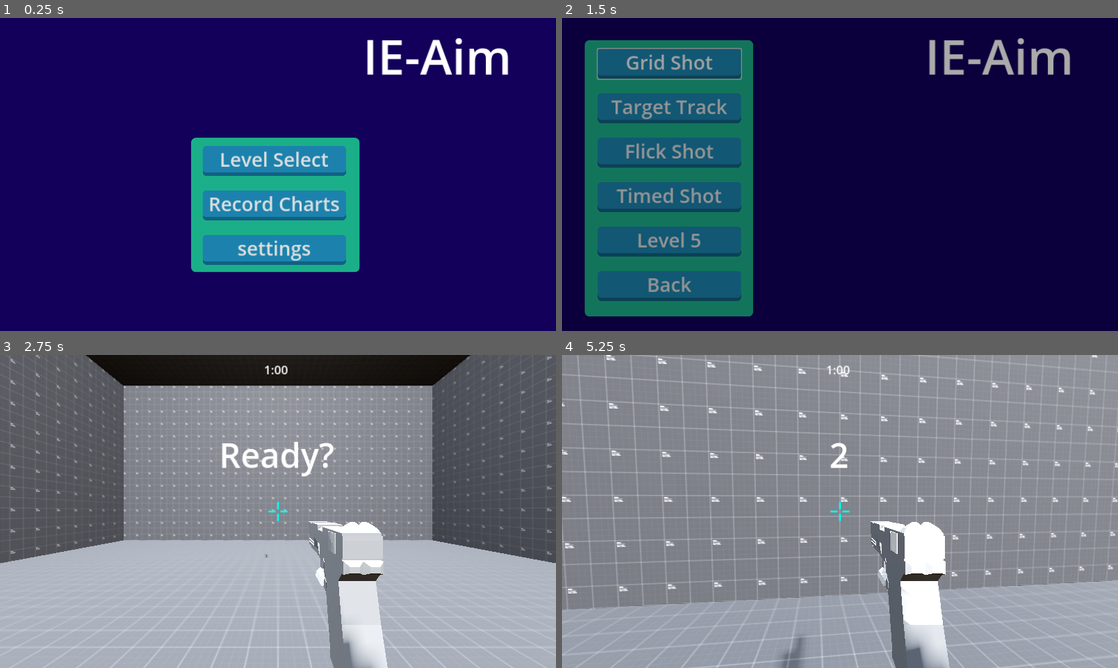
Above: before the commit, frames 1-4 (two rows, left to right).
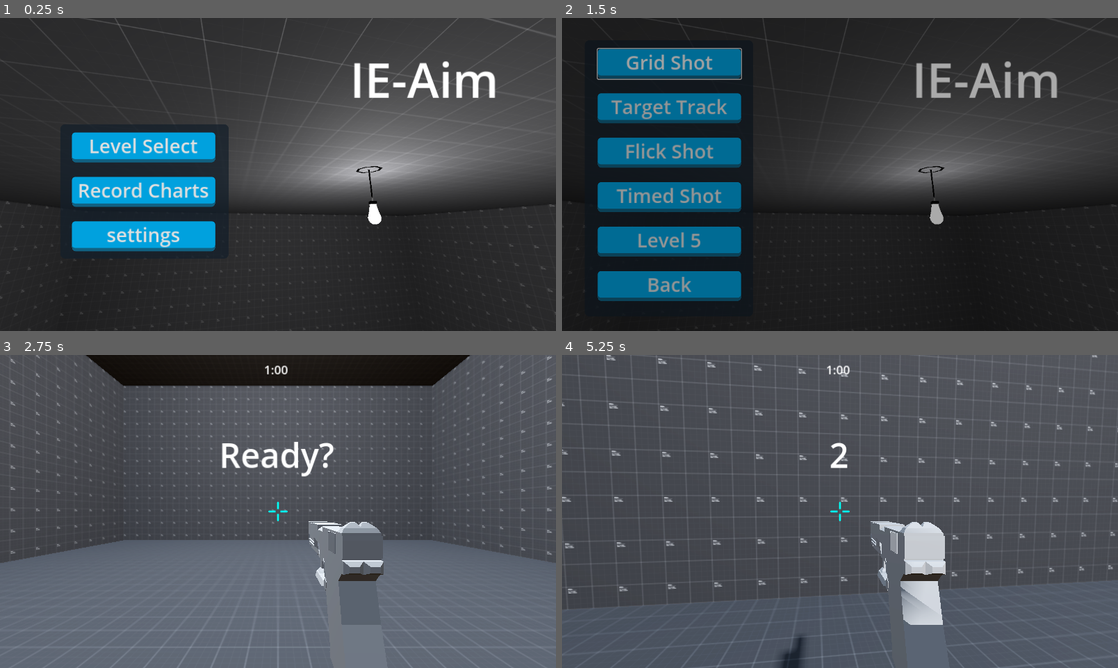
Above: after the commit, the same moments.

Repository: PureAsbestos/ie-aim
Game: Godot game, scene res://scenes/main.tscn
The game is run twice, just before and just after one commit, with the same random seed, the same clock (stepped at 60 frames per second) and the same inputs.
Inputs (mouse positions are in pixels of both pictures, inside the frame that each line leads up to):
- Up to frame 1 (0.25 s): no input
- Up to frame 2 (1.5 s): click "Level Select" at 0.5 s; click "Grid Shot" at 1.25 s
- Up to frame 3 (2.75 s): tap Enter (ui_accept) at 2, 2.27 s; move the mouse to (305, 511) at 2.02 s; hold W (Forward) from 2.03 s (still down); click (305, 511) at 2.1 s
- Up to frame 4 (5.25 s): keep holding W (Forward); move the mouse to (812, 511) at 2.77 s; click (812, 511) at 2.85 s; tap Enter (ui_accept) at 3.02, 4.52 s; move the mouse to (851, 505) at 3.52 s; click (851, 505) at 3.6 s; move the mouse to (834, 517) at 4.27 s; click (834, 517) at 4.35 s; move the mouse to (878, 514) at 5.02 s; click (878, 514) at 5.1 s

The runs differ from the first frame. In frame 1, 100% of the frame differs, in the area x 0-100%, y 0-100%; in frame 2, 96%; in frame 3, 64%; in frame 4, 98%.

Commit message:
Make some UI changes

Diff:
--- a/scenes/levels/gridShot.tscn
+++ b/scenes/levels/gridShot.tscn
@@ -28,6 +28,7 @@
 
 [node name="DirectionalLight3D" type="DirectionalLight3D" parent="WorldEnvironment/room"]
 transform = Transform3D(0.0866983, 0.862949, -0.497798, -0.00174245, 0.49981, 0.866133, 0.996233, -0.0742249, 0.0448363, -0.00450867, 49.9141, 50.0858)
+visible = false
 shadow_enabled = true
 sky_mode = 1
 
--- a/scenes/menus/pause.tscn
+++ b/scenes/menus/pause.tscn
@@ -1,6 +1,7 @@
-[gd_scene load_steps=4 format=3 uid="uid://c75ggam17ikbo"]
+[gd_scene load_steps=5 format=3 uid="uid://c75ggam17ikbo"]
 
 [ext_resource type="Script" path="res://scripts/menuScripts/pause.gd" id="1_hp82j"]
+[ext_resource type="Theme" uid="uid://cq1sw36ag2hu1" path="res://scenes/menus/theme.tres" id="1_kr73g"]
 [ext_resource type="PackedScene" uid="uid://uhypuwevbn7a" path="res://scenes/menus/charts.tscn" id="2_i0575"]
 [ext_resource type="PackedScene" uid="uid://cwfm6a0rfv30" path="res://scenes/menus/settings.tscn" id="3_u77qi"]
 
@@ -9,15 +10,15 @@
 layout_mode = 3
 anchors_preset = 0
 mouse_filter = 2
+theme = ExtResource("1_kr73g")
 script = ExtResource("1_hp82j")
 
-[node name="ColorRect" type="ColorRect" parent="."]
+[node name="ColorRect" type="Panel" parent="."]
 layout_mode = 0
 offset_left = 378.0
 offset_top = 65.0
 offset_right = 758.0
 offset_bottom = 595.0
-color = Color(0.290196, 0.505882, 0.698039, 1)
 
 [node name="Label" type="Label" parent="."]
 layout_mode = 0
--- a/scenes/menus/settings.tscn
+++ b/scenes/menus/settings.tscn
@@ -17,7 +17,7 @@
 layout_mode = 0
 offset_right = 1154.0
 offset_bottom = 649.0
-color = Color(0.141176, 0.427451, 0.392157, 1)
+color = Color(0.133333, 0.164706, 0.2, 1)
 
 [node name="settingsLabel" type="Label" parent="."]
 layout_mode = 0
--- a/scenes/menus/theme.tres
+++ b/scenes/menus/theme.tres
@@ -1,7 +1,7 @@
-[gd_resource type="Theme" load_steps=7 format=3 uid="uid://co8018sbwci4f"]
+[gd_resource type="Theme" load_steps=7 format=3 uid="uid://cq1sw36ag2hu1"]
 
 [sub_resource type="StyleBoxFlat" id="StyleBoxFlat_qok3r"]
-bg_color = Color(0.12549, 0.552941, 0.733333, 1)
+bg_color = Color(0.141176, 0.788235, 0.870588, 1)
 border_width_bottom = 7
 border_color = Color(0.0666667, 0.376471, 0.501961, 1)
 corner_radius_top_left = 7
@@ -10,7 +10,7 @@
 corner_radius_bottom_left = 7
 
 [sub_resource type="StyleBoxFlat" id="StyleBoxFlat_mdcgy"]
-bg_color = Color(0.109804, 0.509804, 0.678431, 1)
+bg_color = Color(0, 0.631373, 0.870588, 1)
 border_width_bottom = 7
 border_color = Color(0.0666667, 0.380392, 0.509804, 1)
 corner_radius_top_left = 7
@@ -34,7 +34,7 @@
 bg_color = Color(0.054902, 0.329412, 0.447059, 1)
 
 [sub_resource type="StyleBoxFlat" id="StyleBoxFlat_0rlf3"]
-bg_color = Color(0.105882, 0.686275, 0.537255, 1)
+bg_color = Color(0.0784314, 0.121569, 0.164706, 0.745098)
 corner_radius_top_left = 10
 corner_radius_top_right = 10
 corner_radius_bottom_right = 10
--- a/scenes/menus/title.tscn
+++ b/scenes/menus/title.tscn
@@ -1,7 +1,8 @@
-[gd_scene load_steps=3 format=3 uid="uid://cfsqqyirq7lwq"]
+[gd_scene load_steps=4 format=3 uid="uid://cfsqqyirq7lwq"]
 
 [ext_resource type="Script" path="res://scripts/menuScripts/title.gd" id="1_1gvb7"]
-[ext_resource type="Theme" uid="uid://co8018sbwci4f" path="res://scenes/menus/theme.tres" id="1_fr6sq"]
+[ext_resource type="Theme" uid="uid://cq1sw36ag2hu1" path="res://scenes/menus/theme.tres" id="1_fr6sq"]
+[ext_resource type="PackedScene" uid="uid://cvdtmp4tqkjvv" path="res://scenes/levels/room.tscn" id="3_jncxr"]
 
 [node name="titleScreen" type="Control"]
 process_mode = 3
@@ -10,7 +11,22 @@
 theme = ExtResource("1_fr6sq")
 script = ExtResource("1_1gvb7")
 
+[node name="SubViewportContainer" type="SubViewportContainer" parent="."]
+layout_mode = 0
+offset_right = 40.0
+offset_bottom = 40.0
+
+[node name="SubViewport" type="SubViewport" parent="SubViewportContainer"]
+size = Vector2i(1152, 648)
+
+[node name="room" parent="SubViewportContainer/SubViewport" instance=ExtResource("3_jncxr")]
+
+[node name="Camera3D" type="Camera3D" parent="SubViewportContainer/SubViewport/room"]
+transform = Transform3D(-0.831647, -1.01265, -3.77927, 0, 3.8637, -1.03528, 3.91259, -0.215246, -0.803309, 35.3833, 45.1455, 39.0235)
+current = true
+
 [node name="ColorRect" type="ColorRect" parent="."]
+visible = false
 layout_mode = 0
 offset_right = 1155.0
 offset_bottom = 649.0
@@ -18,9 +34,10 @@
 
 [node name="Label" type="Label" parent="."]
 layout_mode = 0
-offset_left = 656.0
-offset_right = 1157.0
-offset_bottom = 159.0
+offset_left = 710.0
+offset_top = 48.0
+offset_right = 1049.0
+offset_bottom = 207.0
 theme_override_font_sizes/font_size = 100
 text = "IE-Aim"
 horizontal_alignment = 1
@@ -28,10 +45,10 @@
 
 [node name="Panel" type="Panel" parent="."]
 layout_mode = 0
-offset_left = 396.0
-offset_top = 248.0
-offset_right = 745.0
-offset_bottom = 526.0
+offset_left = 125.0
+offset_top = 220.0
+offset_right = 474.0
+offset_bottom = 498.0
 
 [node name="VBoxContainer" type="VBoxContainer" parent="Panel"]
 layout_mode = 0
Not shown: 1 places in scenes/menus/settings.tscn that only renumber resources
